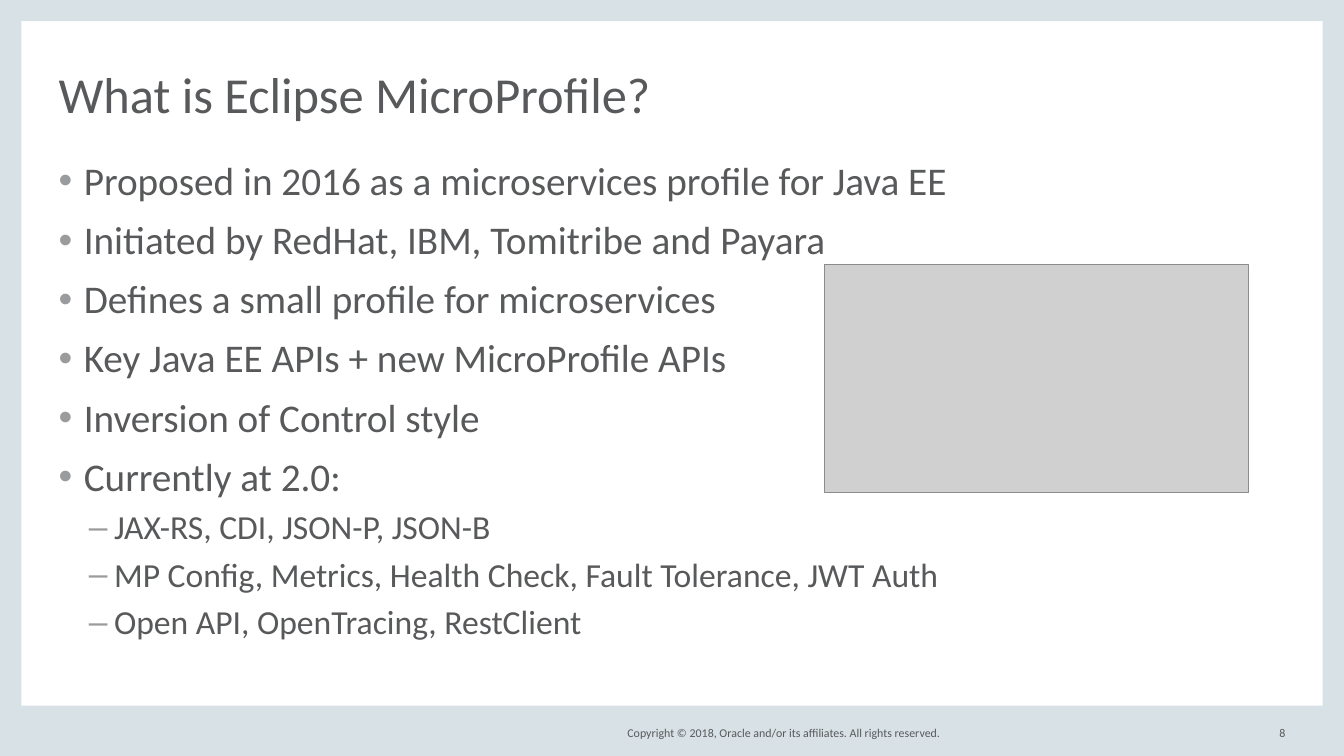
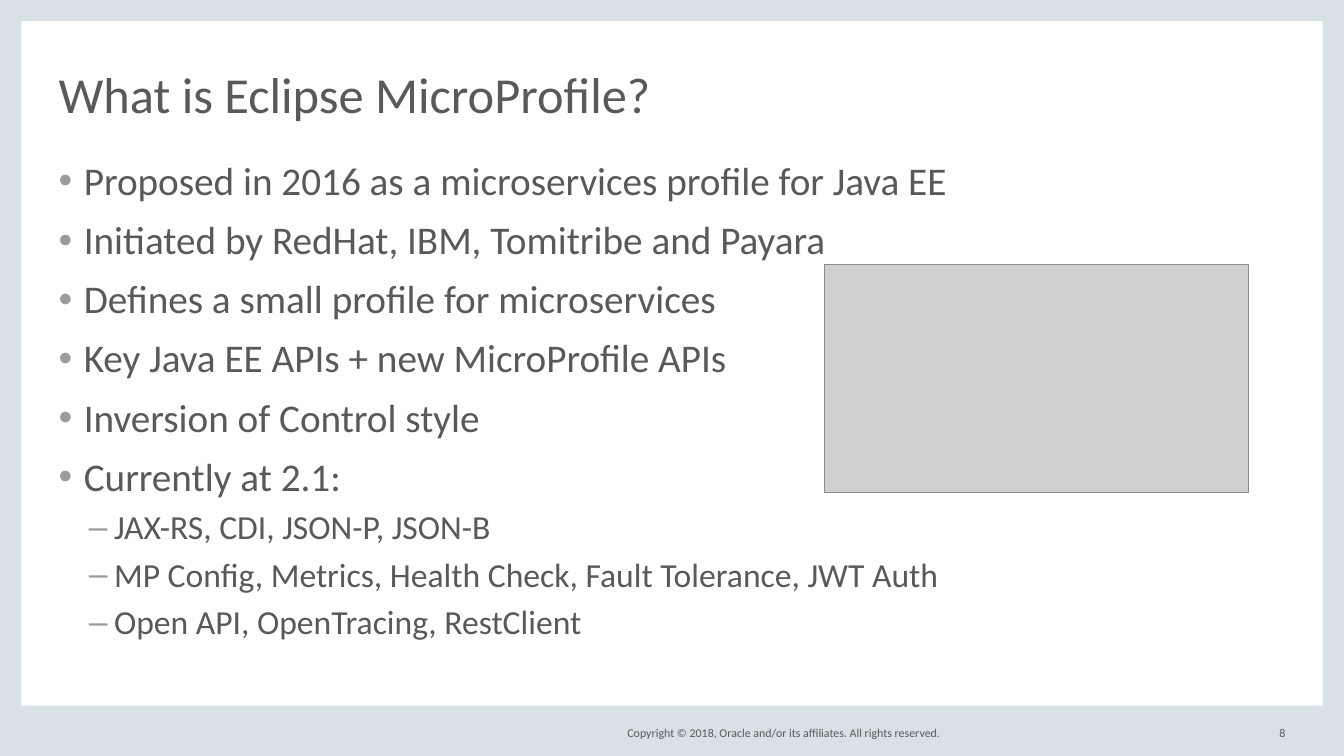
Before and after one commit to barchetta/codeone-2018, a slide deck: slide 8 of DEV5539_HelidonIntroCodeOne2018.pptx. Drawn at 1344x756 pixels with LibreOffice and Linux fonts; fonts in the diff are those of the drawing; grey boxes stand for pictures; background and template pictures are left out. Boxes give left, top, right and bottom in pixels: in the first picture for what was removed or moved away, otherwise in the second. Text is boxed around its words. In the diff, an @@ line names an element or a change of style, - is before the commit and + after.

```diff
--- a/DEV5539_HelidonIntroCodeOne2018.pptx
+++ b/DEV5539_HelidonIntroCodeOne2018.pptx
@@ text at [84, 464, 341, 498]: text changed @@
-• Currently at 2.0:
+• Currently at 2.1:
```
Also in this commit, not shown: 7 other slides changed, 1 slide added, 1 other file.
